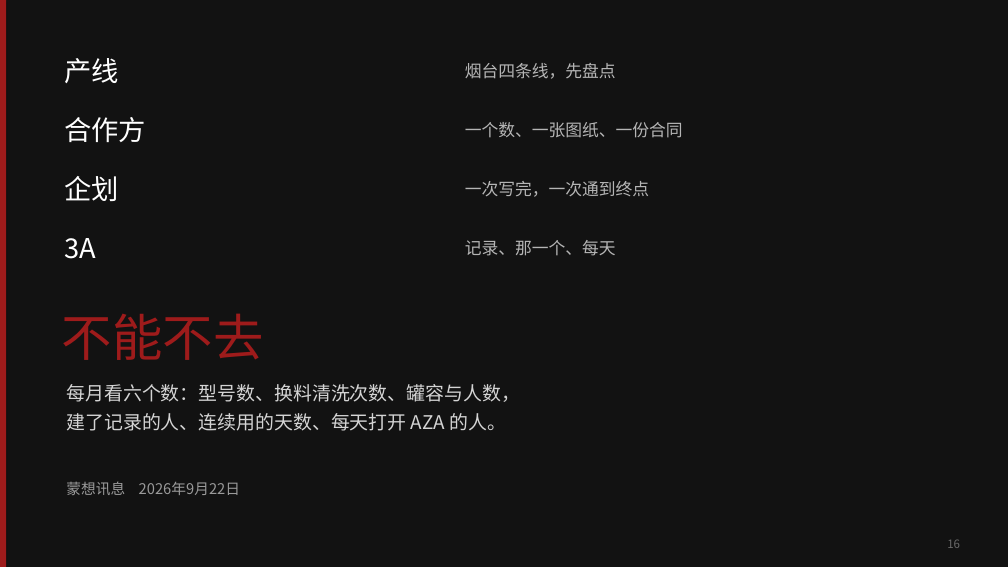
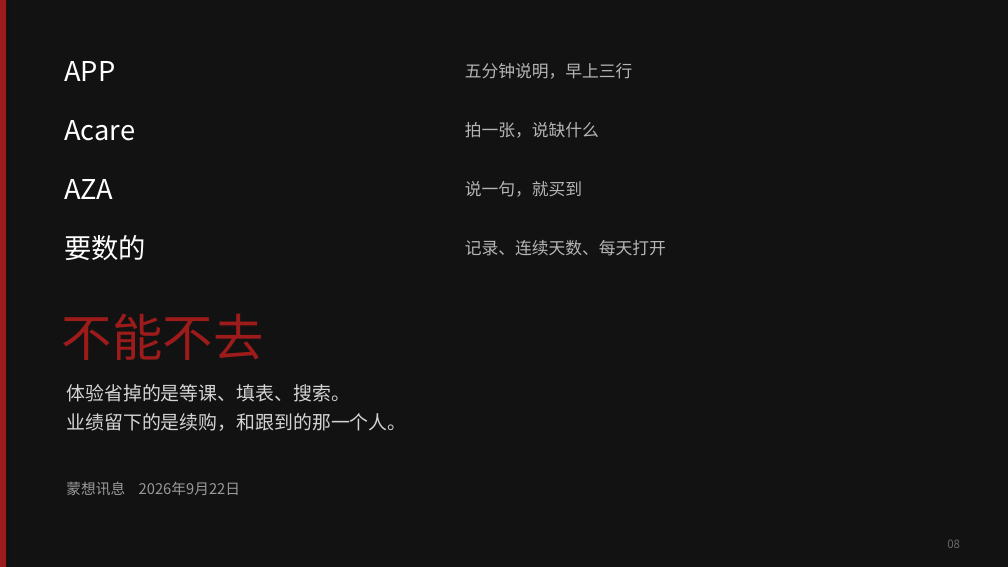
Before and after one commit to headshot9999/xiaoyi, a slide deck: slide 8 of 艾多美何以成为100兆韩元企业.pptx (slide 16 before the commit). Drawn at 1008x567 pixels with LibreOffice and Linux fonts; fonts in the diff are those of the drawing. Boxes give left, top, right and bottom in pixels: in the first picture for what was removed or moved away, otherwise in the second. Text is boxed around its words. In the diff, an @@ line names an element or a change of style, - is before the commit and + after.

```diff
--- a/艾多美何以成为100兆韩元企业.pptx
+++ b/艾多美何以成为100兆韩元企业.pptx
@@ text at <box>64,61,115,81</box>: text changed @@
-产线
+APP
@@ text at <box>465,63,632,79</box>: text changed @@
-烟台四条线，先盘点
+五分钟说明，早上三行
@@ text at <box>64,120,135,141</box>: text changed @@
-合作方
+Acare
@@ text at <box>465,122,599,138</box>: text changed @@
-一个数、一张图纸、一份合同
+拍一张，说缺什么
@@ text at <box>64,179,113,199</box>: text changed @@
-企划
+AZA
@@ text at <box>465,181,582,197</box>: text changed @@
-一次写完，一次通到终点
+说一句，就买到
@@ text at <box>64,235,146,260</box>: text changed @@
-3A
+要数的
@@ text at <box>465,240,666,256</box>: text changed @@
-记录、那一个、每天
+记录、连续天数、每天打开
@@ text at <box>66,384,406,431</box>: text changed @@
-每月看六个数：型号数、换料清洗次数、罐容与人数，
-建了记录的人、连续用的天数、每天打开 AZA 的人。
+体验省掉的是等课、填表、搜索。
+业绩留下的是续购，和跟到的那一个人。
@@ text at <box>947,539,960,548</box>: text changed @@
-16
+08
```
Also in this commit, not shown: 1 slide added, 9 slides removed, 3 other files.
